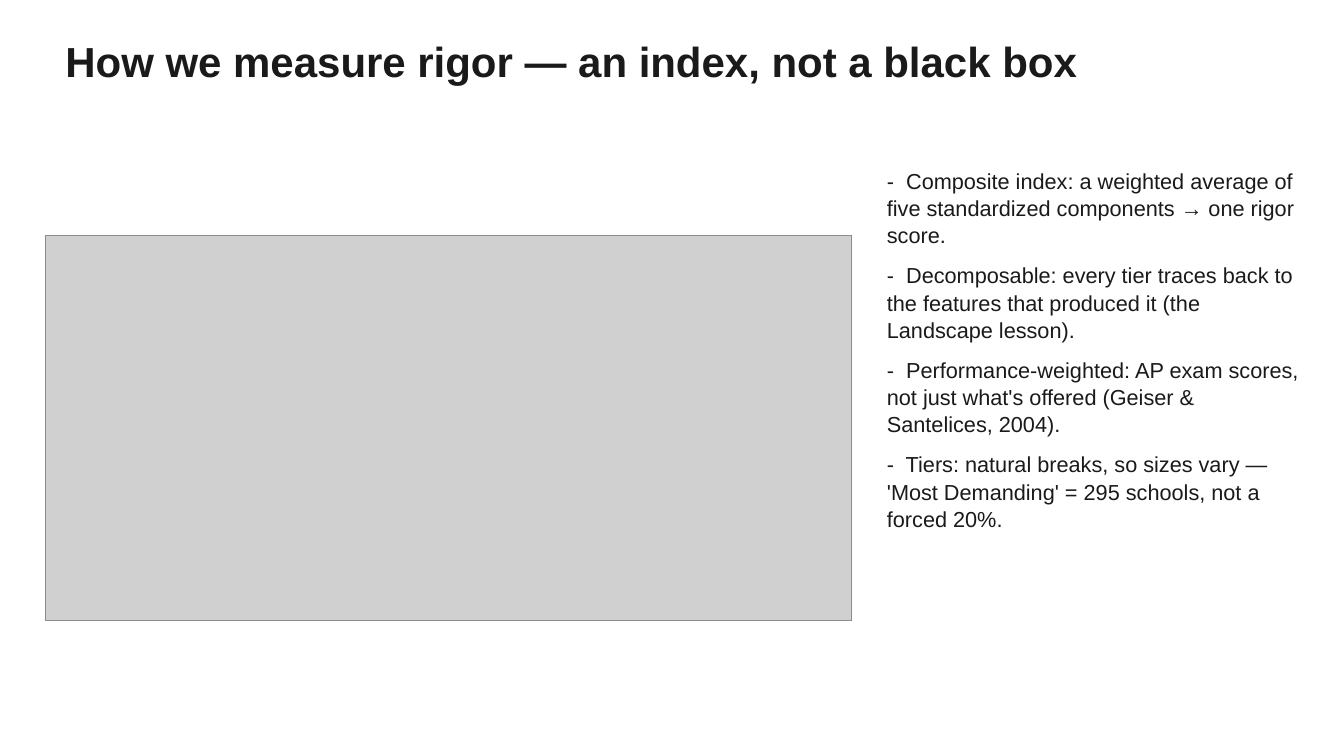
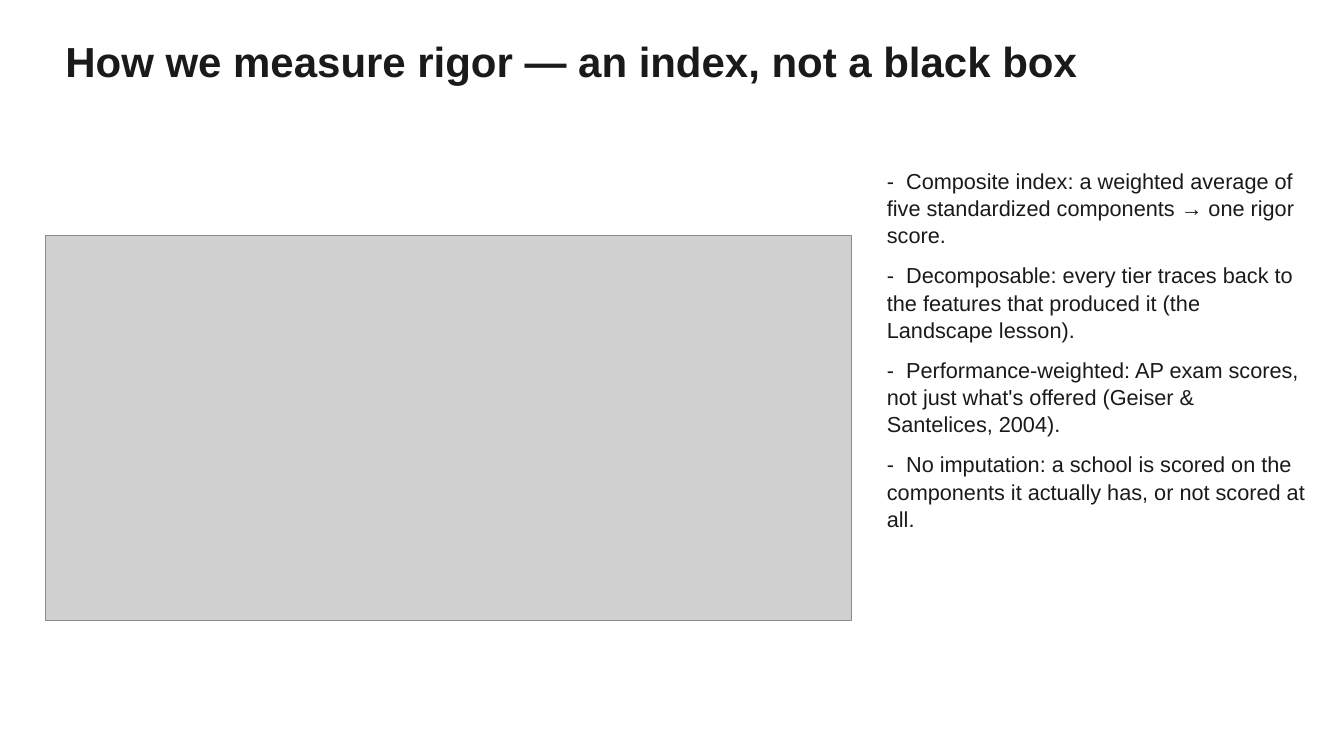
Before and after one commit to mchalekson/498-capstone, a slide deck: slide 3 of docs/Bob_Week6_Update.pptx. Drawn at 1344x756 pixels with LibreOffice and Linux fonts; fonts in the diff are those of the drawing; grey boxes stand for pictures. Boxes give left, top, right and bottom in pixels: in the first picture for what was removed or moved away, otherwise in the second. Text is boxed around its words. In the diff, an @@ line names an element or a change of style, - is before the commit and + after.

```diff
--- a/docs/Bob_Week6_Update.pptx
+++ b/docs/Bob_Week6_Update.pptx
@@ text at [887,456,1305,528]: text changed @@
-- Tiers: natural breaks, so sizes vary — 'Most Demanding' = 295 schools, not a forced 20%.
+- No imputation: a school is scored on the components it actually has, or not scored at all.
```
Also in this commit, not shown: 5 other slides changed, 2 slides added, 7 other files.
